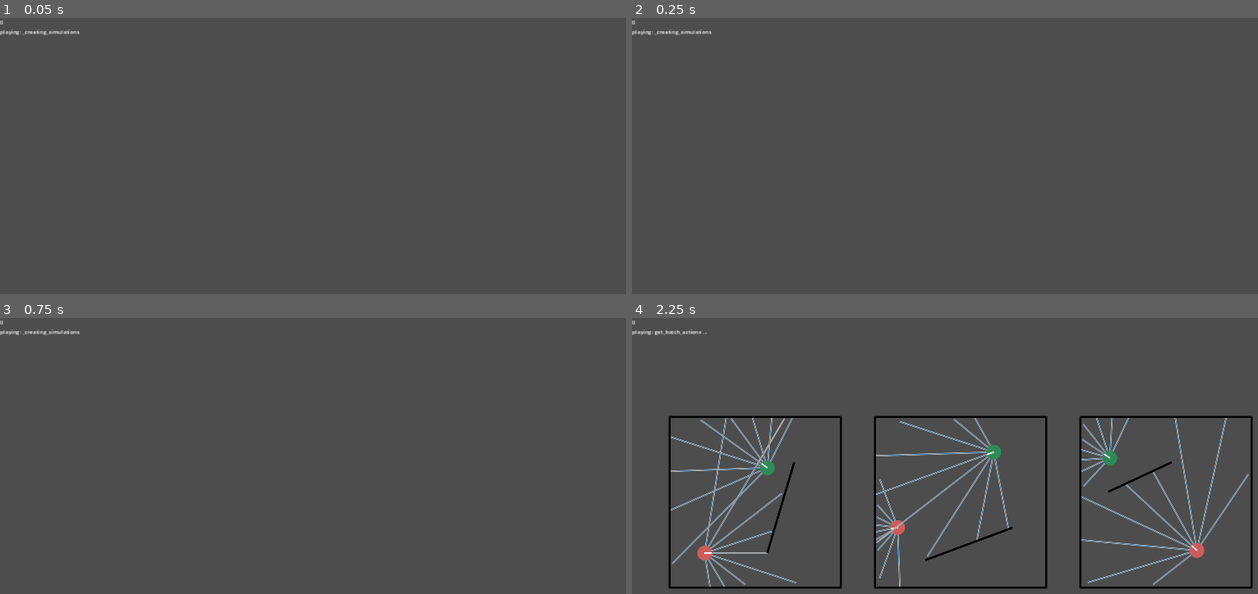
Above: before the commit, frames 1-4 (two rows, left to right).
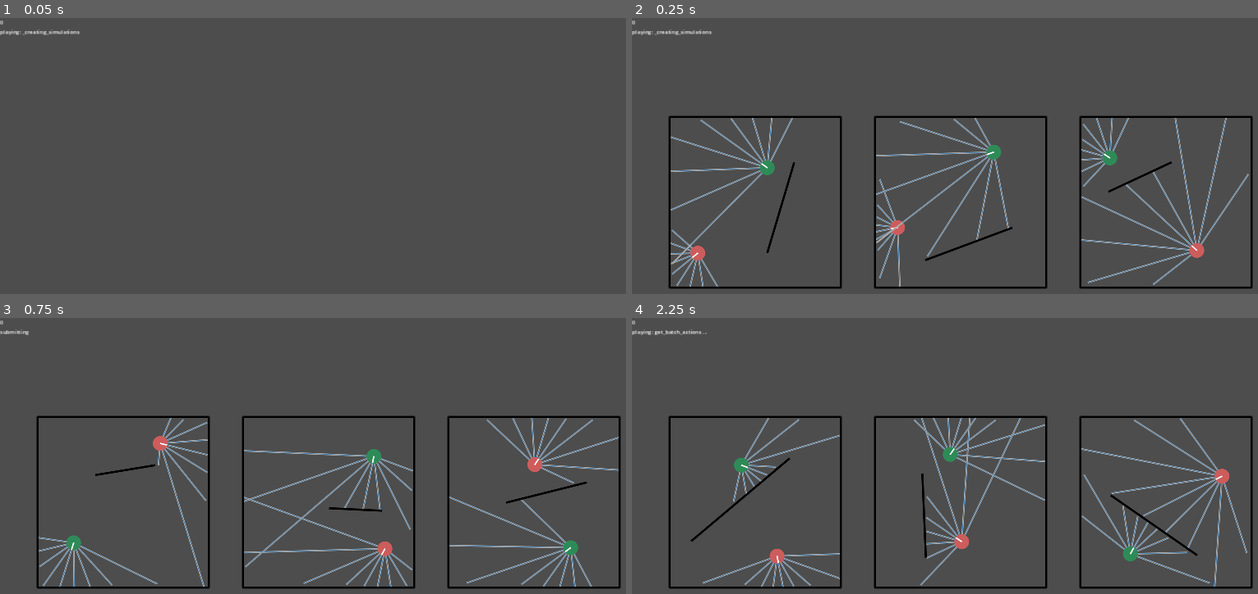
Above: after the commit, the same moments.

Repository: stokatyan/godot-ai
Game: Godot game, scene res://FindCoinGame/FCGEnv.tscn
The game is run twice, just before and just after one commit, with the same random seed, the same clock (stepped at 60 frames per second) and the same inputs.
Inputs:
- Up to frame 1 (0.05 s): no input
- Up to frame 2 (0.25 s): no input
- Up to frame 3 (0.75 s): tap Enter at 0.5 s; hold D from 0.53 s (still down); tap 2 at 0.6 s
- Up to frame 4 (2.25 s): tap Space at 1.25 s; release D at 1.28 s; hold S 1.28-2.03 s; tap 2 at 1.35 s; tap Enter at 2 s; hold D from 2.03 s (still down); hold Enter from 2.03 s (still down)

Frame 1 is identical in both runs. In frame 2, 7.1% of the frame differs, in the area x 5-100%, y 35-99%; in frame 3, 7.3%; in frame 4, 8.3%, in the area x 6-99%, y 36-98%.
Error in both runs: Cannot call method 'poll' on a null value. (res://AI/AIServerTCP.gd:40)

Commit message:
speed up simulation

Diff:
--- a/godot-ai-client/AI/AIServerTCP.gd
+++ b/godot-ai-client/AI/AIServerTCP.gd
@@ -128,7 +128,7 @@
 
 	var response: Dictionary
 	while !response:
-		await get_tree().create_timer(0.1).timeout
+		await get_tree().create_timer(0.001).timeout
 		_client.poll()
 		response = _receive_json()
 
@@ -180,7 +180,7 @@
 
 	var response: Dictionary
 	while !response:
-		await get_tree().create_timer(0.1).timeout
+		await get_tree().create_timer(0.01).timeout
 		_client.poll()
 		response = _receive_json()
 
@@ -206,7 +206,7 @@
 
 	var response: Dictionary
 	while !response:
-		await get_tree().create_timer(0.1).timeout
+		await get_tree().create_timer(0.01).timeout
 		_client.poll()
 		response = _receive_json()
 
--- a/godot-ai-client/project.godot
+++ b/godot-ai-client/project.godot
@@ -23,6 +23,11 @@
 window/stretch/mode="canvas_items"
 window/stretch/aspect="expand"
 
+[physics]
+
+common/physics_ticks_per_second=1000
+common/max_physics_steps_per_frame=100
+
 [rendering]
 
 renderer/rendering_method="mobile"
